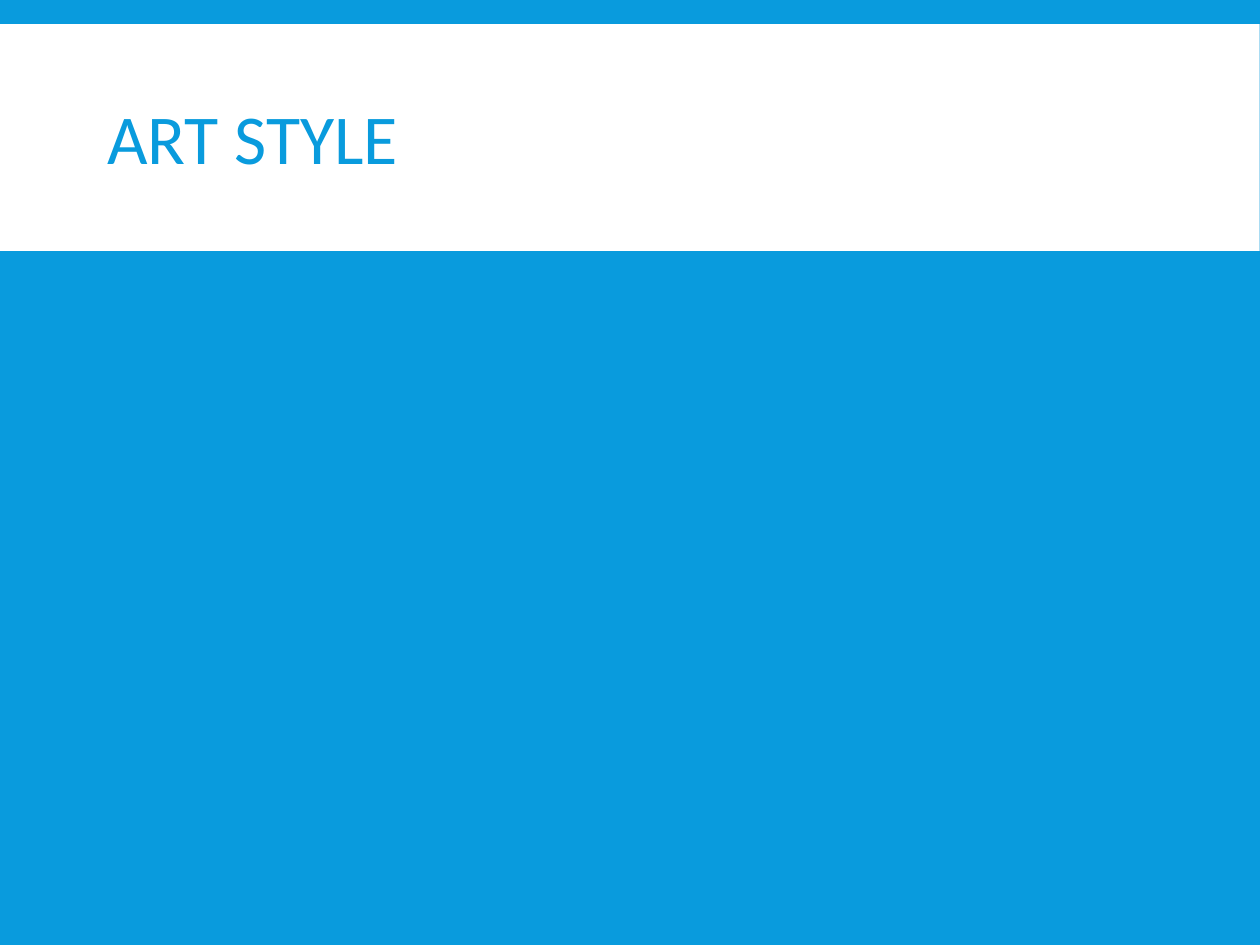
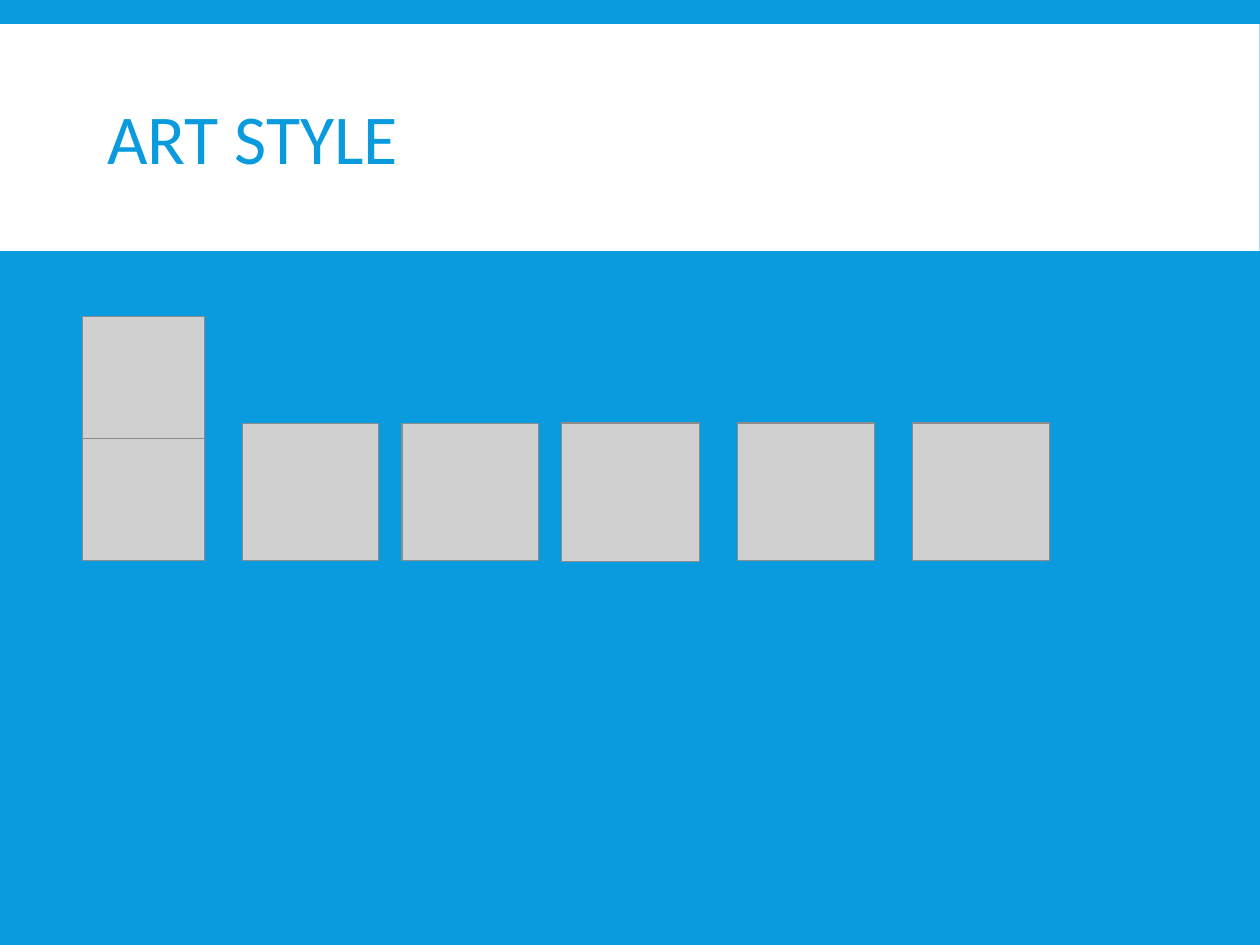
Before and after one commit to UoSGamesGroups/second-semester-s2-group-6, a slide deck: slide 9 of Presentation/L4-5 Group 6 Second pres.pptx (slide 8 before the commit). Drawn at 1260x945 pixels with LibreOffice and Linux fonts; fonts in the diff are those of the drawing; grey boxes stand for pictures. Boxes give left, top, right and bottom in pixels: in the first picture for what was removed or moved away, otherwise in the second. Text is boxed around its words. In the diff, an @@ line names an element or a change of style, - is before the commit and + after.

```diff
--- a/Presentation/L4-5 Group 6 Second pres.pptx
+++ b/Presentation/L4-5 Group 6 Second pres.pptx
@@ picture added at (x1=83, y1=316, x2=205, y2=438) @@
@@ picture added at (x1=83, y1=438, x2=205, y2=561) @@
@@ picture added at (x1=242, y1=423, x2=378, y2=559) @@
@@ picture added at (x1=402, y1=423, x2=538, y2=559) @@
@@ picture added at (x1=562, y1=423, x2=701, y2=562) @@
@@ picture added at (x1=737, y1=423, x2=874, y2=561) @@
@@ picture added at (x1=912, y1=423, x2=1050, y2=561) @@
```
Also in this commit, not shown: 2 other slides changed, 1 slide added, 1 slide removed, 2 other files.
